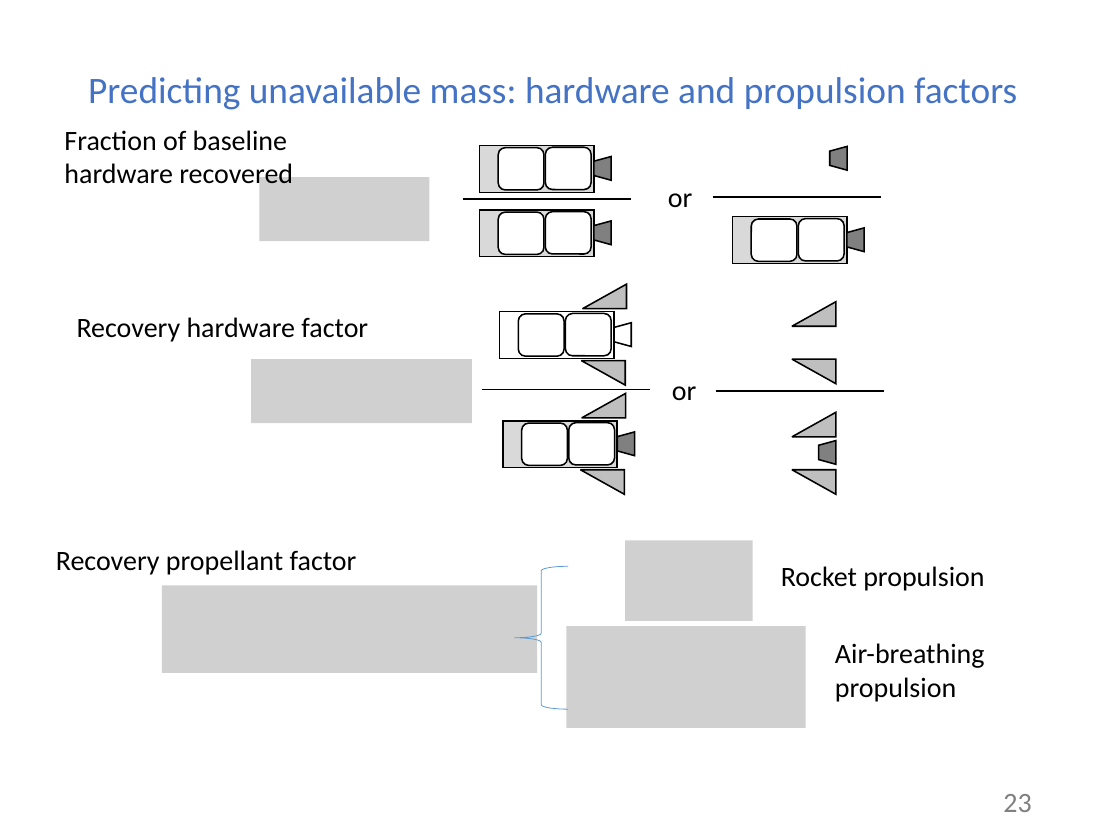
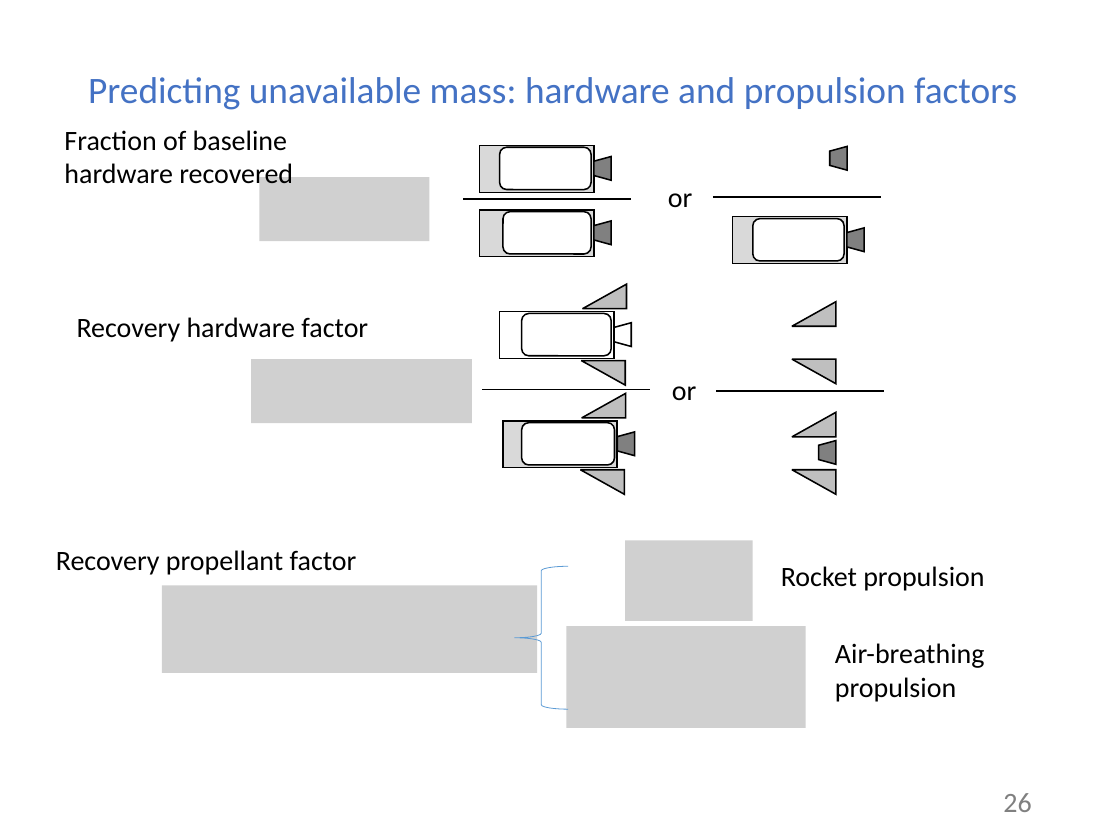
Before and after one commit to mvernacc/lvreuse, a slide deck: slide 26 of presentations/2018-08-27_meeting_w_greg.pptx (slide 23 before the commit). Drawn at 1120x840 pixels with LibreOffice and Linux fonts; fonts in the diff are those of the drawing; grey boxes stand for pictures. Boxes give left, top, right and bottom in pixels: in the first picture for what was removed or moved away, otherwise in the second. Text is boxed around its words. In the diff, an @@ line names an element or a change of style, - is before the commit and + after.

```diff
--- a/presentations/2018-08-27_meeting_w_greg.pptx
+++ b/presentations/2018-08-27_meeting_w_greg.pptx
@@ rounded rectangle removed at (498,147,544,190) @@
@@ rounded rectangle: place and size @@
-rounded rectangle at (545,147,591,190)
+rounded rectangle at (500,148,591,190)
@@ rounded rectangle removed at (498,212,544,255) @@
@@ rounded rectangle: place and size @@
-rounded rectangle at (545,211,591,254)
+rounded rectangle at (503,212,592,255)
@@ rounded rectangle removed at (751,219,797,262) @@
@@ rounded rectangle: place and size @@
-rounded rectangle at (798,219,844,262)
+rounded rectangle at (753,218,844,260)
@@ rounded rectangle removed at (518,314,564,357) @@
@@ rounded rectangle: place and size @@
-rounded rectangle at (565,313,611,356)
+rounded rectangle at (522,314,612,356)
@@ rounded rectangle: place and size @@
-rounded rectangle at (568,423,614,465)
+rounded rectangle at (521,423,614,465)
@@ rounded rectangle removed at (521,423,567,465) @@
@@ page number at (1003,793,1031,812): text changed @@
-23
+26
```
Also in this commit, not shown: 6 other slides changed, 11 slides added.
